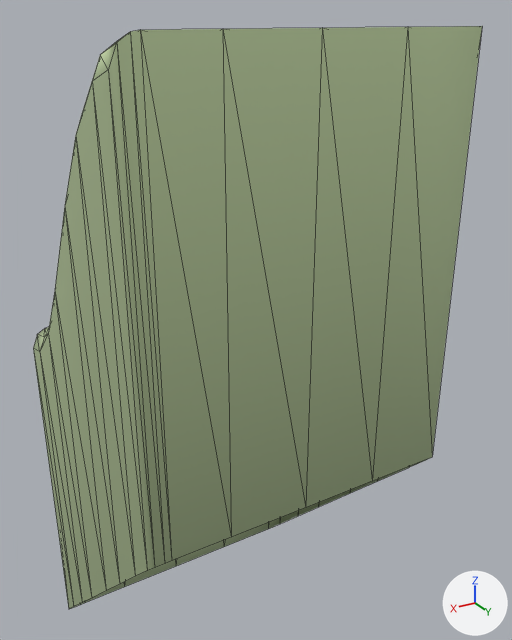
Renders of the glTF model ground/ground-ramp-r-00.glb from each side of a commit.
The view is the same before and after, from a 50 mm camera at (1.0, 1.88, 1.03) aimed at (-0.14, -0.02, 0.07). Lighting does not change. The marker at lower right points along +X, +Y and +Z. The first picture is the older version. Mesh edges are drawn as thin lines.

Names of what the first picture shows: 'ground-ramp-r-00'.
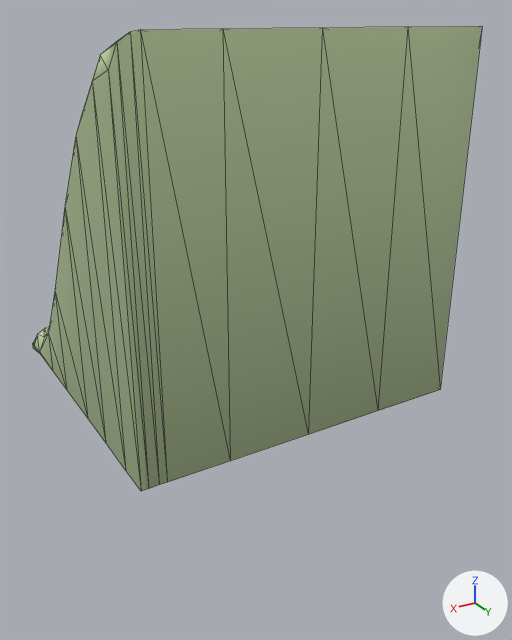
Where the change shows, as pixel boxes (x1, y1, x2, y2) in the pictures (512 x 640 px):
'ground-ramp-r-00', reshaped (20% shorter)
    before: (33, 26, 482, 609)
    after: (33, 26, 482, 491)

Edits to the bpy script that builds the scene:
```text
Change me_ground_ramp_r_00:
    used by ob_ground_ramp_r_00; location = (0.0, 0.0, 0.0)
    remove me_ground_ramp_r_00.from_pydata(...)  # 92 vertices, 154 faces; spans x -0.5..0.5, y -0.5..0.5, z -1.3..1.0
    add me_ground_ramp_r_00.from_pydata(...)  # 92 vertices, 154 faces; spans x -0.5..0.5, y -0.5..0.5, z -0.07..1.0
    me_ground_ramp_r_00 part 1: all 28 vertices in x -0.5..0.5, y -0.5..0.5, z -1.3..-0.3 are scaled about their middle by (1, 1, 0), then moved by (0.0, 0.0, 0.75)
```
